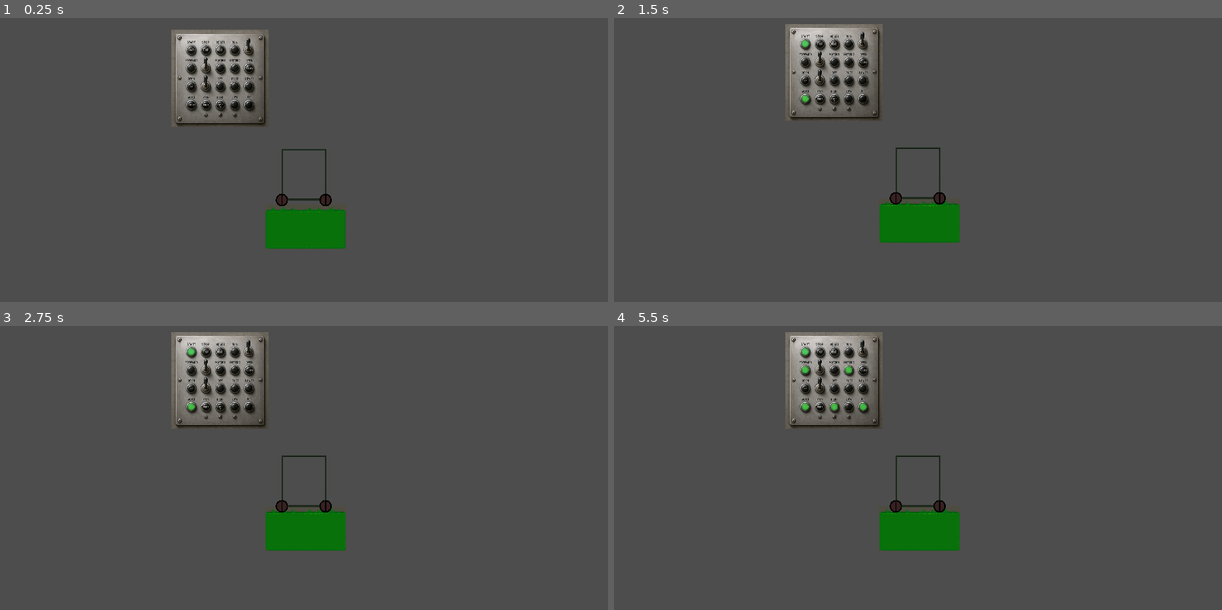
Above: before the commit, frames 1-4 (two rows, left to right).
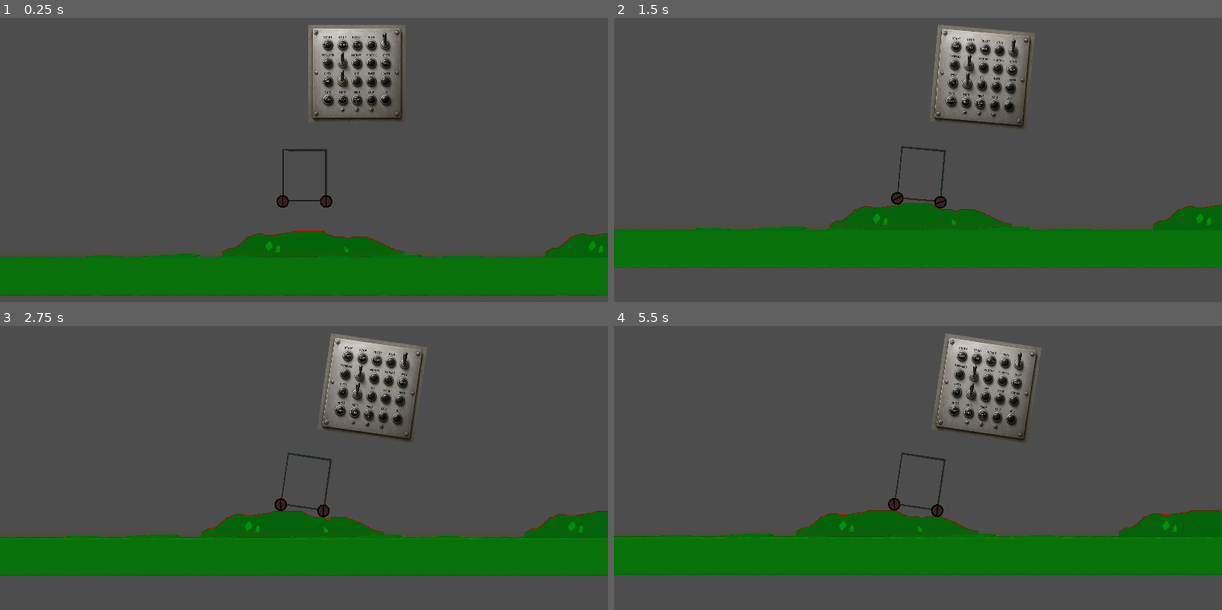
Above: after the commit, the same moments.

Repository: swegerer/ControlPanel_Game
Game: Godot game, scene res://scenes/level_0.tscn
Same seed, same stepped clock (60 frames per second), same inputs: the game is played once before the commit and once after it.
Inputs (mouse positions are in pixels of both pictures, inside the frame that each line leads up to):
- Up to frame 1 (0.25 s): no input
- Up to frame 2 (1.5 s): move the mouse to (802, 46) at 0.52 s; click (802, 46) at 0.67 s; move the mouse to (802, 97) at 1.27 s; click (802, 97) at 1.42 s
- Up to frame 3 (2.75 s): move the mouse to (218, 368) at 2.02 s; click (218, 368) at 2.17 s
- Up to frame 4 (5.5 s): move the mouse to (851, 368) at 2.77 s; click (851, 368) at 2.92 s; move the mouse to (802, 368) at 3.52 s; click (802, 368) at 3.67 s; move the mouse to (832, 405) at 4.27 s; click (832, 405) at 4.42 s; move the mouse to (863, 405) at 5.02 s; click (863, 405) at 5.17 s

The runs differ from the first frame. In frame 1, 26% of the frame differs, in the area x 0-100%, y 2-98%; in frame 2, 24%; in frame 3, 24%; in frame 4, 24%.

Commit message:
commit - 02 Improved Prototype
Some map features.
Moving controlpanel.

Diff:
--- a/manacar/scenes/level_0.tscn
+++ b/manacar/scenes/level_0.tscn
@@ -1,12 +1,21 @@
 [gd_scene format=3 uid="uid://cxt4clgndh46m"]
 
 [ext_resource type="PackedScene" uid="uid://qvsthqwc74mq" path="res://scenes/floorblock.tscn" id="1_5uqbp"]
+[ext_resource type="PackedScene" uid="uid://bs52eke6helxw" path="res://scenes/muggle_01_block.tscn" id="1_rerym"]
 [ext_resource type="PackedScene" uid="uid://thp33uh3ar5p" path="res://scenes/shuttle.tscn" id="2_rerym"]
 
 [node name="Level0" type="Node2D" unique_id=1229557499]
 
+[node name="muggle_01block" parent="." unique_id=1112381208 instance=ExtResource("1_rerym")]
+position = Vector2(-107, 4)
+
 [node name="Floorblock" parent="." unique_id=360183546 instance=ExtResource("1_5uqbp")]
-position = Vector2(425, 632)
+position = Vector2(-2495, 656)
+scale = Vector2(24.52, 1)
 
 [node name="Shuttle" parent="." unique_id=1081992667 instance=ExtResource("2_rerym")]
 position = Vector2(-199, -395)
+
+[node name="muggle_01block2" parent="." unique_id=1724457623 instance=ExtResource("1_rerym")]
+position = Vector2(3292, -70)
+scale = Vector2(2, 1.0399998)
--- /dev/null
+++ b/manacar/scenes/muggle_01_block.tscn
@@ -0,0 +1,14 @@
+[gd_scene format=3 uid="uid://bs52eke6helxw"]
+
+[ext_resource type="Texture2D" uid="uid://dtxdxjmqsyn0o" path="res://images/muggle_01.png" id="1_m8gvh"]
+
+[node name="muggle_01block" type="Node2D" unique_id=1112381208]
+
+[node name="RigidBody2D" type="RigidBody2D" parent="." unique_id=576541278]
+
+[node name="Sprite2D" type="Sprite2D" parent="RigidBody2D" unique_id=307418884]
+texture = ExtResource("1_m8gvh")
+
+[node name="CollisionShape2D" type="CollisionPolygon2D" parent="RigidBody2D" unique_id=1826550318]
+position = Vector2(-1, 258)
+polygon = PackedVector2Array(42, 4, 105, 3, 136, 31, 186, 51, 213, 65, 245, 71, 308, 63, 340, 80, 386, 76, 416, 70, 518, 69, 567, 69, 591, 84, 648, 103, 683, 118, 715, 124, 741, 141, 761, 159, 802, 168, 818, 185, 853, 193, 876, 206, 961, 225, 1047, 280, -1084, 283, -959, 231, -904, 199, -894, 183, -849, 183, -823, 183, -798, 159, -763, 134, -744, 114, -715, 94, -709, 74, -678, 63, -663, 63, -624, 40, -589, 33, -548, 30, -522, 43, -483, 44, -414, 45, -380, 41, -309, 28, -270, 18, -235, 15, -210, 5, -152, -1, -77, 0)
--- a/manacar/scenes/shuttle.tscn
+++ b/manacar/scenes/shuttle.tscn
@@ -19,62 +19,71 @@
 script = ExtResource("1_8r8kg")
 
 [node name="Vehicle" type="Node2D" parent="." unique_id=1587142284]
-script = ExtResource("2_tg3uw")
 
 [node name="case" type="Node2D" parent="Vehicle" unique_id=272499332]
 
 [node name="RigidBody2D" type="RigidBody2D" parent="Vehicle/case" unique_id=1791319219]
+position = Vector2(-13, 4)
+script = ExtResource("2_tg3uw")
 
 [node name="CollisionShape2D" type="CollisionShape2D" parent="Vehicle/case/RigidBody2D" unique_id=363196523]
-position = Vector2(609, 451.5)
+position = Vector2(10, -13)
 shape = SubResource("RectangleShape2D_8r8kg")
 
 [node name="Sprite2D" type="Sprite2D" parent="Vehicle/case/RigidBody2D" unique_id=1671527245]
-position = Vector2(609, 450.35083)
-rotation = 1.5707964
-scale = Vector2(0.6351206, 1)
+position = Vector2(11, -16)
+scale = Vector2(0.5484247, 1.1687763)
 texture = ExtResource("1_88qne")
 
 [node name="Camera2D" type="Camera2D" parent="Vehicle/case/RigidBody2D" unique_id=2045019668]
-position = Vector2(608, 473)
+position = Vector2(5, 0)
 zoom = Vector2(0.3, 0.3)
 position_smoothing_enabled = true
 
+[node name="RemoteTransform2D" type="RemoteTransform2D" parent="Vehicle/case/RigidBody2D" unique_id=2095148549]
+remote_path = NodePath("../../../InteriorAnchor")
+
 [node name="frontwheel" type="Node2D" parent="Vehicle" unique_id=1502054483]
+position = Vector2(222, 260)
 
 [node name="RigidBody2D" type="RigidBody2D" parent="Vehicle/frontwheel" unique_id=1874267323]
+position = Vector2(1, 1)
 
 [node name="CollisionShape2D" type="CollisionShape2D" parent="Vehicle/frontwheel/RigidBody2D" unique_id=1187020010]
-position = Vector2(835, 716)
+position = Vector2(1, 0)
 shape = SubResource("CircleShape2D_88qne")
 
 [node name="Sprite2D" type="Sprite2D" parent="Vehicle/frontwheel/RigidBody2D" unique_id=1952626703]
-position = Vector2(835, 716)
+position = Vector2(1.999999, 1)
 scale = Vector2(0.4175, 0.43)
 texture = ExtResource("2_8l71w")
 
 [node name="backwheel" type="Node2D" parent="Vehicle" unique_id=1443134607]
+position = Vector2(-231, 262)
 
 [node name="RigidBody2D" type="RigidBody2D" parent="Vehicle/backwheel" unique_id=1098387611]
 
 [node name="CollisionShape2D" type="CollisionShape2D" parent="Vehicle/backwheel/RigidBody2D" unique_id=1372564980]
-position = Vector2(375, 716)
+position = Vector2(-1, 0)
 shape = SubResource("CircleShape2D_8l71w")
 
 [node name="Sprite2D" type="Sprite2D" parent="Vehicle/backwheel/RigidBody2D" unique_id=1210019941]
-position = Vector2(375, 716)
+position = Vector2(-1.000031, 0)
 scale = Vector2(0.4175, 0.43)
 texture = ExtResource("2_8l71w")
 
 [node name="PinJoint_front" type="PinJoint2D" parent="Vehicle" unique_id=1724547490]
-position = Vector2(834, 722)
+position = Vector2(224, 263)
 node_a = NodePath("../case/RigidBody2D")
 node_b = NodePath("../frontwheel/RigidBody2D")
 
 [node name="PinJoint_back" type="PinJoint2D" parent="Vehicle" unique_id=993015430]
-position = Vector2(375, 718)
+position = Vector2(-232, 263)
 node_a = NodePath("../case/RigidBody2D")
 node_b = NodePath("../backwheel/RigidBody2D")
 
-[node name="Controlpanel" parent="." unique_id=792213223 instance=ExtResource("3_8l71w")]
-position = Vector2(-276, -535)
+[node name="InteriorAnchor" type="Node2D" parent="Vehicle" unique_id=2107162042]
+position = Vector2(-13, 4)
+
+[node name="Controlpanel" parent="Vehicle/InteriorAnchor" unique_id=792213223 instance=ExtResource("3_8l71w")]
+position = Vector2(559, -1091)
--- a/manacar/scripts/controlpanel.gd
+++ b/manacar/scripts/controlpanel.gd
@@ -146,6 +146,7 @@
 	# Beispiel: button_03 nur aktivierbar wenn button_01 grün ist
 	if btn_name == "Start":
 		return button_states["Start"] == ButtonState.OFF
+
 	if btn_name == "Engine1":
 		return button_states["Start"] == ButtonState.GREEN
 	return true
@@ -155,11 +156,7 @@
 	# Zyklus: OFF → GREEN → RED → OFF
 	var next = (current + 1) % ButtonState.size()
 
-	if btn_name == "Off" and button_states["Start"] == ButtonState.GREEN:
-		return
-	else:
-		button_states["Start"] = ButtonState.OFF
-		button_states[btn_name] = next
+	button_states[btn_name] = next
 
 	audio.play("engine_start")
 	_apply_state(btn_name)
--- a/manacar/scripts/shuttle.gd
+++ b/manacar/scripts/shuttle.gd
@@ -1,8 +1,8 @@
 extends Node2D
 
 # VehicleManager.gd
-@onready var controlpanel = $Controlpanel
-@onready var body  = $Vehicle
+@onready var controlpanel = $Vehicle/InteriorAnchor/Controlpanel
+@onready var body  = $Vehicle/case/RigidBody2D
 
 func _ready():
 	# Panel-Signal abonnieren und an Body weiterleiten
@@ -10,7 +10,7 @@
 
 func _on_panel_changed(btn_name: String, state: int) -> void:
 	match btn_name:
-		"button_engine":
+		"Engine1":
 			body.engine_active = (state == controlpanel.ButtonState.GREEN)
 		"button_brake":
 			body.brake_force = 800.0 if state != controlpanel.ButtonState.OFF else 0.0
--- a/manacar/scripts/vehicle.gd
+++ b/manacar/scripts/vehicle.gd
@@ -1,4 +1,4 @@
-extends Node2D
+extends RigidBody2D
 
 # VehicleBody.gd
 var engine_active: bool = false
@@ -6,5 +6,5 @@
 
 func _physics_process(delta):
 	if engine_active:
-		#apply_central_force(Vector2(thrust, 0))
+		apply_central_force(Vector2(500, 0))
 		return
Binary file added: manacar/images/muggle_01.png
Not shown, added: manacar/images/muggle_01.png.import
